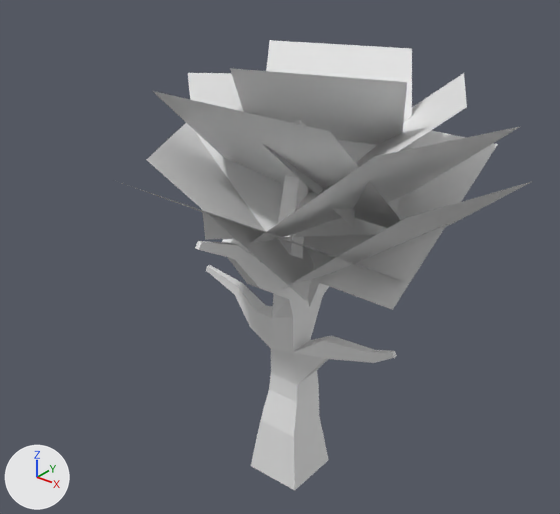
Renders of the Blender file LD59/Assets/Models/Tree.blend from each side of a commit.
One viewpoint serves both versions: a 50 mm lens placed at (13.44, -17.36, 17.38), pointed at (-0.34, -0.13, 6.7). Arrows for +X, +Y and +Z are at lower left; the lights stay in place. The older version comes first.

In view in the first picture: 'Tree', 'TreeCrown'.
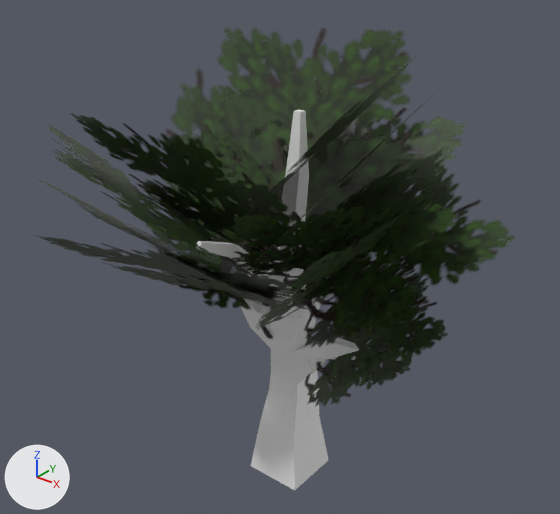
Commit message: fixed the small tree

What the commit changed:
Picture 'Tree_Branches.png' (img_tree_branches_png) is new.
Material 'Material.001' (mat_material_001) is new.
Its texture is img_tree_branches_png (with its transparency).
Mesh me_plane is new.
It has 96 vertices, 24 faces and spans x -3.43..3.13, y -2.75..2.8, z -2.34..3.93.
It uses material mat_material_001 (picture img_tree_branches_png).
Object 'TreeCrown' (ob_treecrown) is deleted.
Object 'TreeCrown.001' (ob_treecrown_001) is new; it shows me_plane.
Its location is (1.55, -0.38, 8.14).
Its rotation in degrees is (83, -16, -76).
Its scale is (2.28, 2.28, 2.28).

Boxes [x1, y1, x2, y2] around the edits, measured in the pictures (560 x 514 px):
'TreeCrown.001', added: after [37, 28, 515, 406]
'TreeCrown', deleted: before [122, 40, 533, 310]
